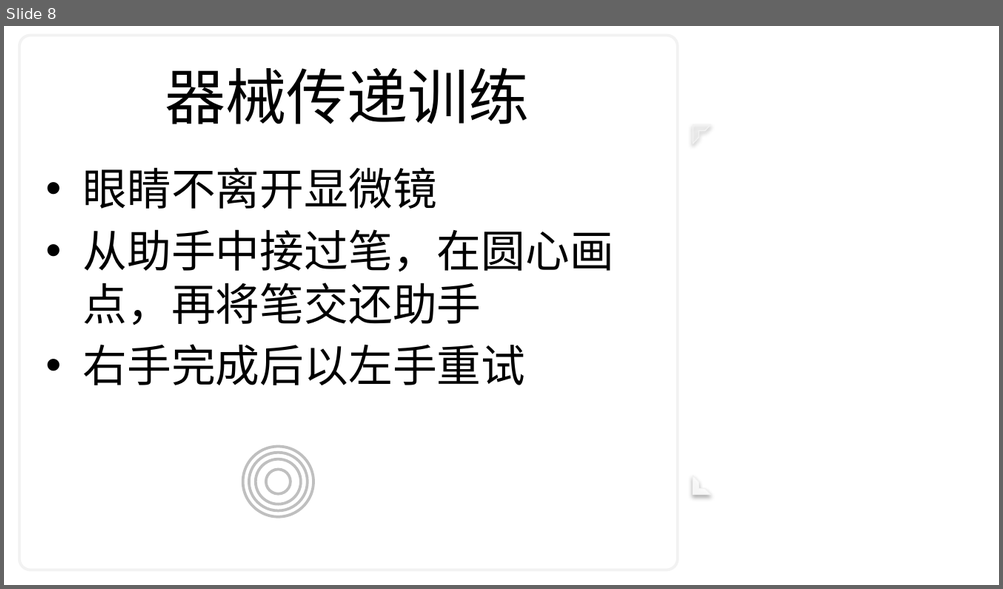
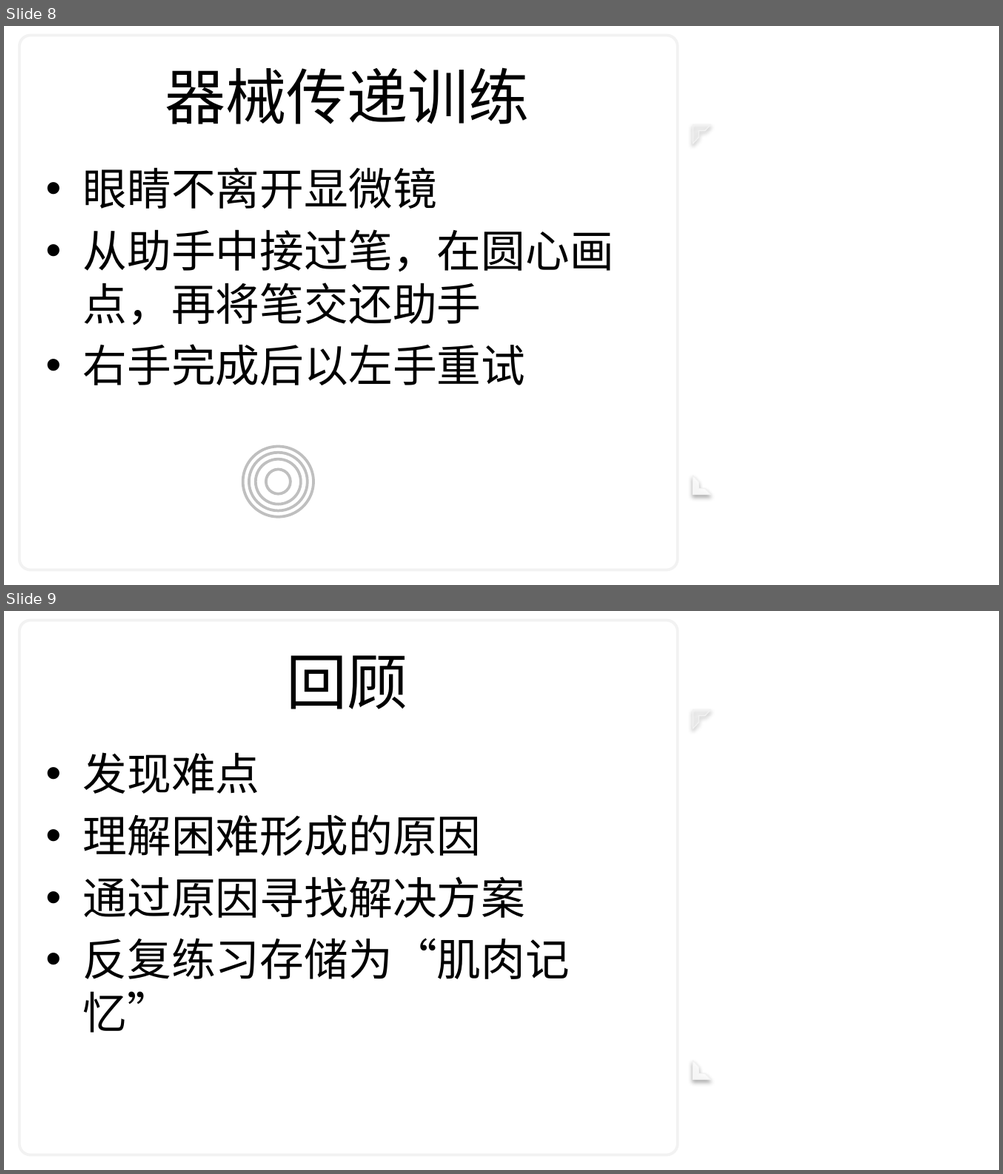
Before and after one commit to goldengrape/phaco-training-manual, a slide deck: 幻灯/07.显微操作训练_E.pptx. Shown one above the other, each under a label of ours: slide 8 before the commit, slides 8 and 9 after it. The pictures are 1003x589 and 1003x1174 pixels, drawn with LibreOffice and Linux fonts; fonts in the diff are those of the drawing. Boxes give left, top, right and bottom in pixels: in the first picture for what was removed or moved away, otherwise in the second. Text is boxed around its words. In the diff, an @@ line names an element or a change of style, - is before the commit and + after.

```diff
--- a/幻灯/07.显微操作训练_E.pptx
+++ b/幻灯/07.显微操作训练_E.pptx
@@ slide 9 added at bbox=[4, 611, 999, 1170], background #FFFFFF; not listed: 3 template elements that a slide beside it also shows @@
@@ title added at bbox=[287, 655, 408, 709], 44 pt, text #000000 @@
+回顾
@@ text added at bbox=[83, 752, 569, 1033], 32 pt, text #000000 @@
+• 发现难点
+• 理解困难形成的原因
+• 通过原因寻找解决方案
+• 反复练习存储为“肌肉记忆”
```
Also in this commit, not shown: 50 other files.
